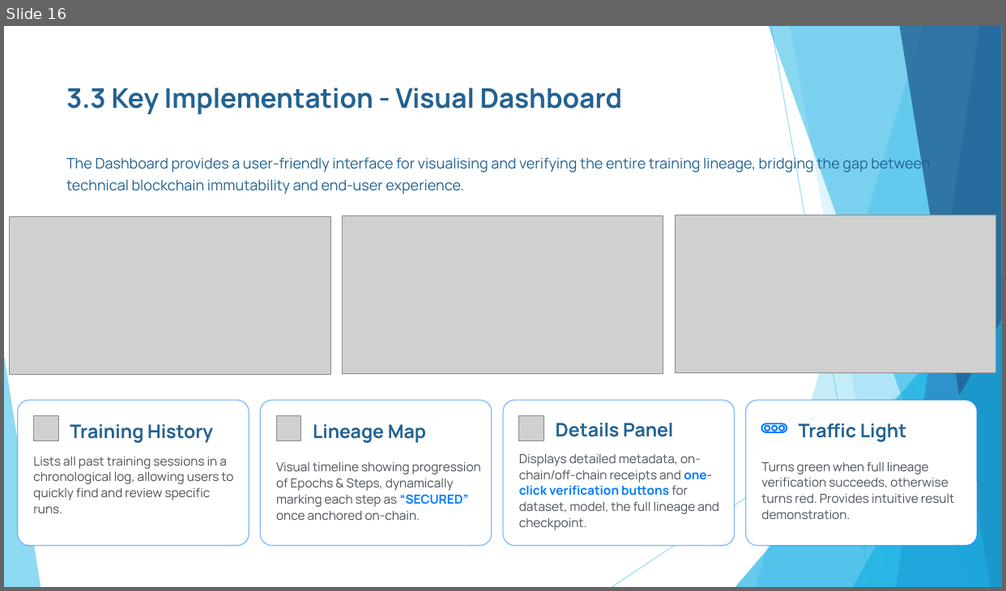
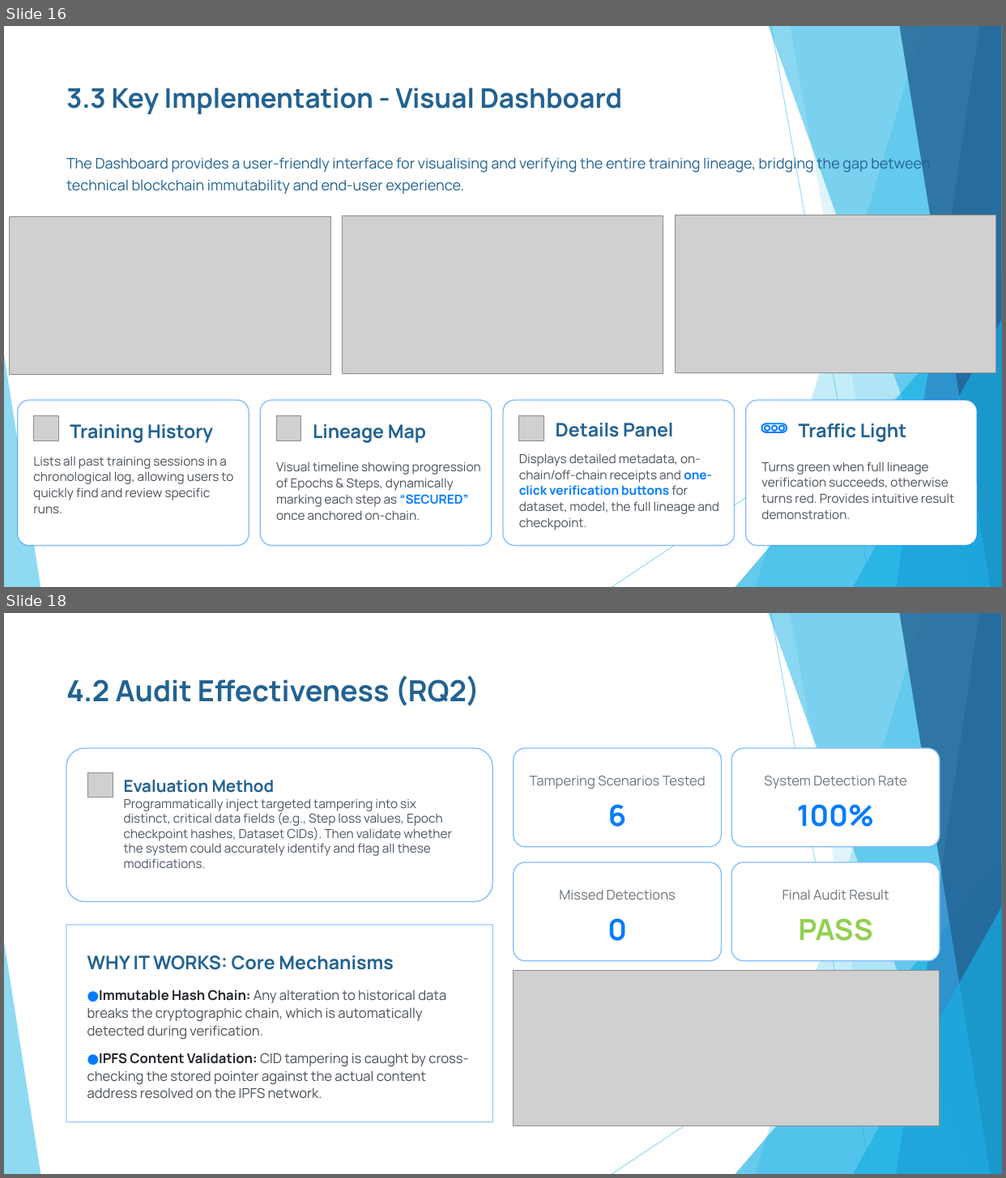
Before and after one commit to xinyuanhu1066/capstone-project, a slide deck: docs/Assessment_3_Presentation.pptx. Shown one above the other, each under a label of ours: slide 16 before the commit, slides 16 and 18 after it; the slides between them are not shown. The pictures are 1006x591 and 1006x1178 pixels, drawn with LibreOffice and Linux fonts; fonts in the diff are those of the drawing; grey boxes stand for pictures. Boxes give left, top, right and bottom in pixels: in the first picture for what was removed or moved away, otherwise in the second. Text is boxed around its words. In the diff, an @@ line names an element or a change of style, - is before the commit and + after.

```diff
--- a/docs/Assessment_3_Presentation.pptx
+++ b/docs/Assessment_3_Presentation.pptx
@@ slide 18 added at (4,613,1002,1174), background #FFFFFF; not listed: 10 template elements that a slide beside it also shows @@
@@ text added at (66,675,479,706), 28 pt, text #226292, bold @@
+4.2 Audit Effectiveness (RQ2)
@@ rounded rectangle added at (66,748,492,902), fill #FFFFFF, outline #7FBDFF 1 pt @@
@@ rounded rectangle added at (513,748,722,847), fill #FFFFFF, outline #7FBDFF 1 pt @@
@@ rounded rectangle added at (731,748,940,847), fill #FFFFFF, outline #7FBDFF 1 pt @@
@@ picture added at (88,773,113,797) @@
@@ text added at (124,780,452,868), 12 pt, text #4B5563 @@
+Evaluation Method
+Programmatically inject targeted tampering into six distinct, critical data fields (e.g., Step loss values, Epoch checkpoint hashes, Dataset CIDs). Then validate whether the system could accurately identify and flag all these modifications.
@@ text added at (530,776,705,827), 13 pt, text #6C757D @@
+Tampering Scenarios Tested
+6
@@ text added at (764,776,907,827), 13 pt, text #6C757D @@
+System Detection Rate
+100%
@@ rounded rectangle added at (513,862,722,961), fill #FFFFFF, outline #7FBDFF 1 pt @@
@@ rounded rectangle added at (731,862,940,961), fill #FFFFFF, outline #7FBDFF 1 pt @@
@@ text added at (559,890,675,941), 13 pt, text #6C757D @@
+Missed Detections
+0
@@ text added at (782,890,889,941), 13 pt, text #6C757D @@
+Final Audit Result
+PASS
@@ rounded rectangle added at (66,925,492,1122), fill #FFFFFF, outline #007BFF 1 pt @@
@@ text added at (87,956,468,1099), 13 pt, text #495057 @@
+WHY IT WORKS: Core Mechanisms
+●Immutable Hash Chain: Any alteration to historical data breaks the cryptographic chain, which is automatically detected during verification.
+●IPFS Content Validation: CID tampering is caught by cross-checking the stored pointer against the actual content address resolved on the IPFS network.
@@ picture added at (513,970,939,1127) @@
```
Also in this commit, not shown: 6 other slides added.
